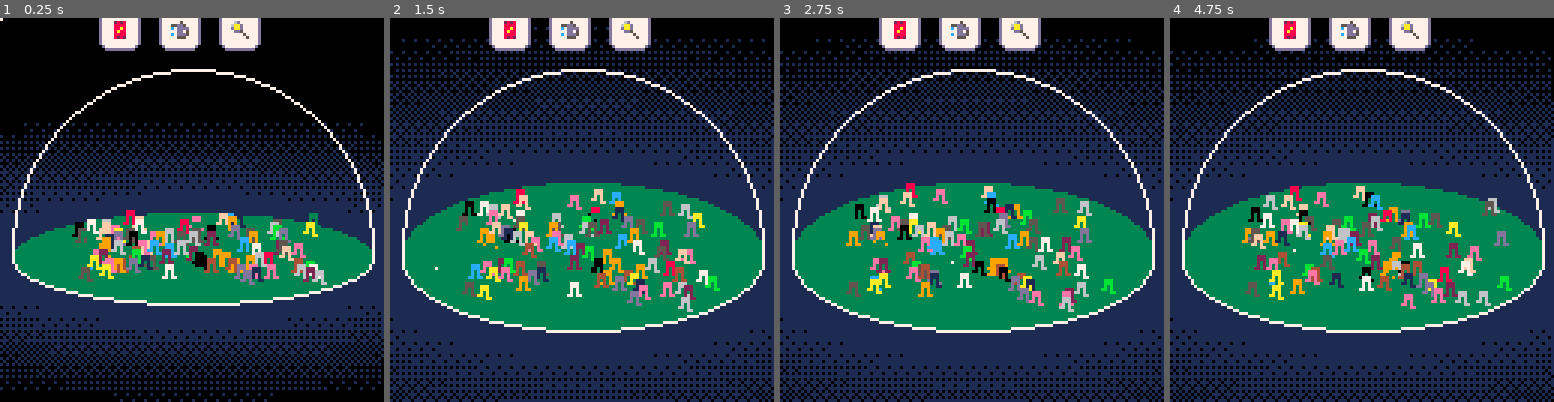
Above: before the commit, frames 1-4 (left to right).
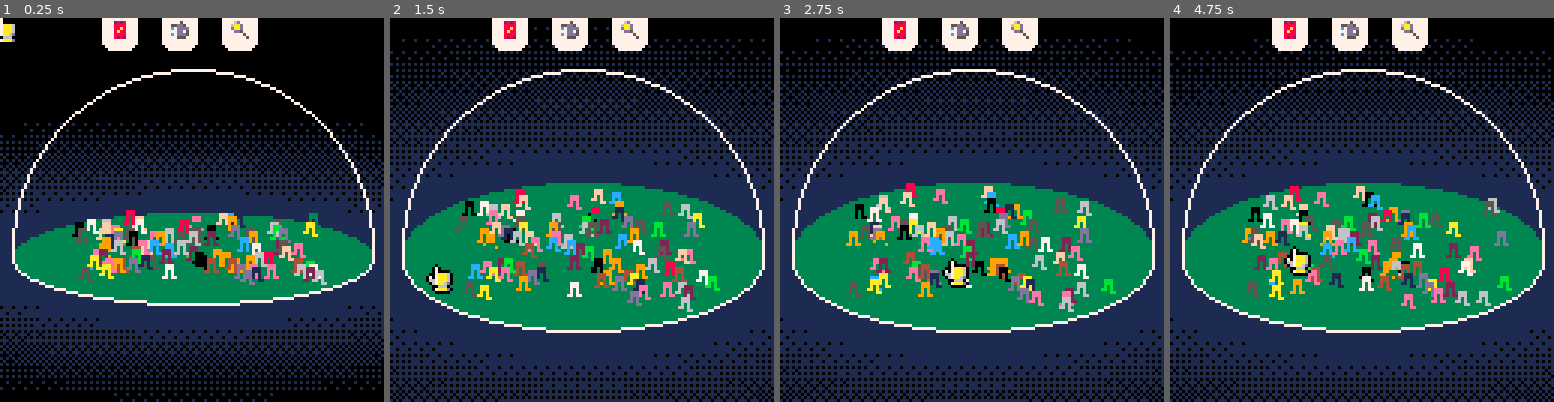
Above: after the commit, the same moments.

Repository: samuelhpratt/ggj2025
Game: PICO-8 cartridge game.p8
Two runs of this game, one before a commit and one after it. Both use one fixed random seed, a clock stepped at 60 frames per second and the inputs below.
Inputs (mouse positions are in pixels of both pictures, inside the frame that each line leads up to):
- Up to frame 1 (0.25 s): no input
- Up to frame 2 (1.5 s): click (670, 121) at 0.67 s; click (436, 267) at 1.22 s
- Up to frame 3 (2.75 s): click (887, 114) at 1.77 s; click (952, 259) at 2.32 s
- Up to frame 4 (4.75 s): click (1404, 106) at 2.87 s; click (1465, 256) at 3.42 s; click (1231, 102) at 3.97 s; click (1292, 248) at 4.52 s

The runs differ from the first frame. In frame 1, 0.7% of the frame differs, in the area x 0-68%, y 0-9%; in frame 2, 0.9%, in the area x 9-68%, y 0-72%; in frame 3, 0.9%; in frame 4, 0.9%.

Commit message:
Tab icons, mouse icon, UI update

Diff:
--- a/main.lua
+++ b/main.lua
@@ -5,8 +5,19 @@
     drawDome()
     drawObjects()
     drawUI()
-    pset(mouseX, mouseY, 7)
-
+    local mouseSprite
+    if mouseHeld then
+        mouseSprite = 72
+    else
+        mouseSprite = 70
+    end
+    pal({0,0,0,0,0,0,0,0,0,0,0,0,0,0})
+    spr(mouseSprite, mouseX-3, mouseY)
+    spr(mouseSprite, mouseX-2, mouseY-1)
+    spr(mouseSprite, mouseX-2, mouseY+1)
+    spr(mouseSprite, mouseX-1, mouseY)
+    pal()
+    spr(mouseSprite, mouseX-2, mouseY)
     draw_logs()
 end
 
Not shown, changed: 24 lines of the sprite sheet (__gfx__) section of game.p8
